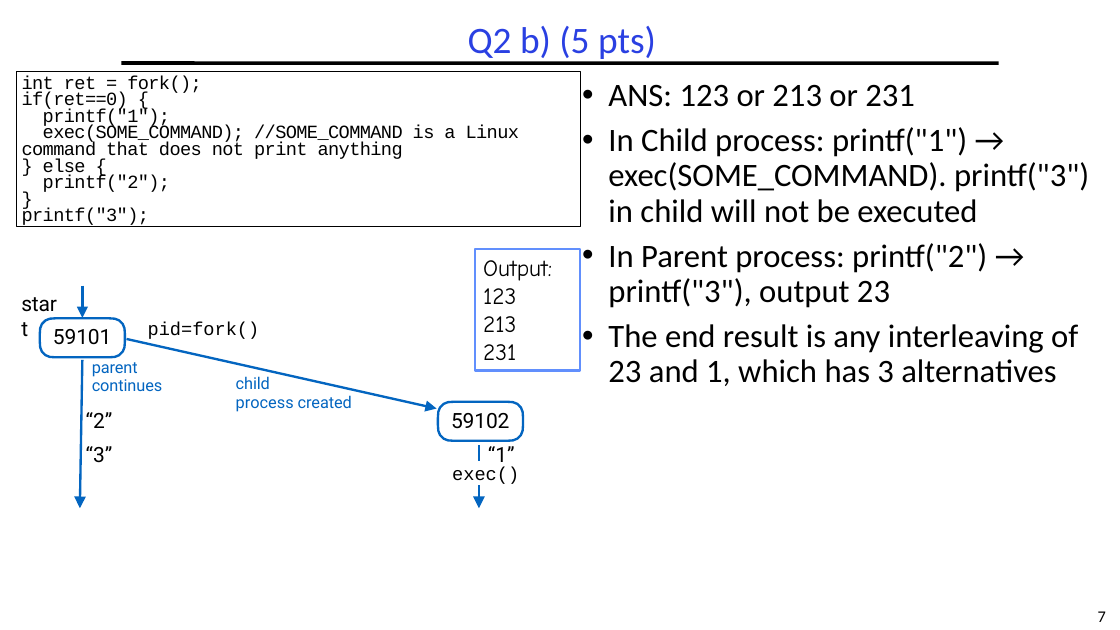
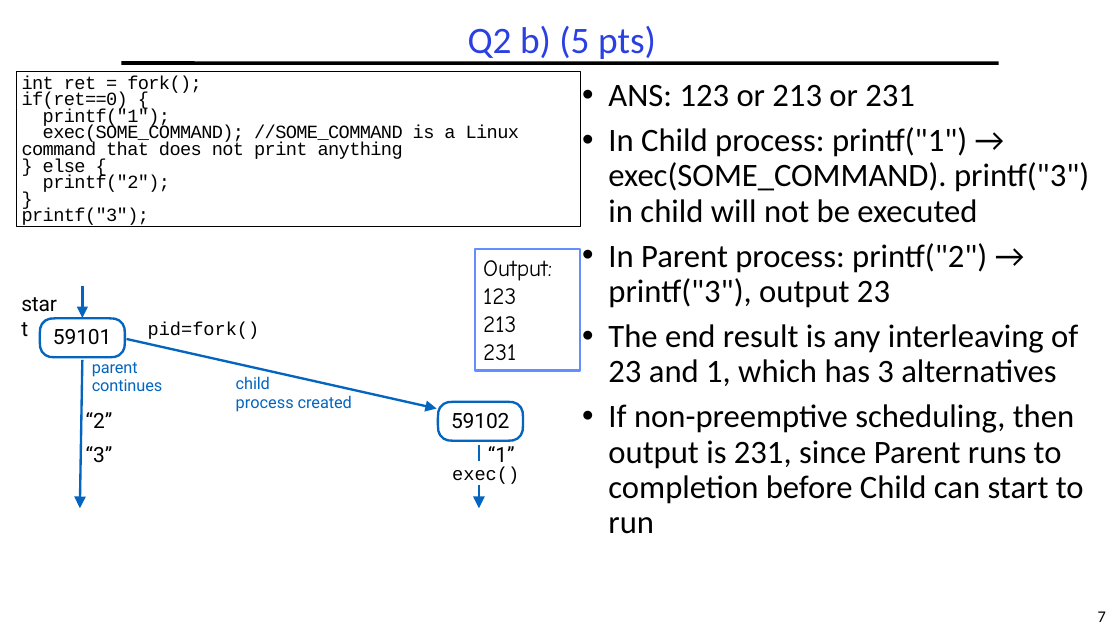
Before and after one commit to guhofstra/CSC256Fa25, a slide deck: slide 7 of PPTs/Exam/OS MidtermExam ANS Sp2025.pptx. Drawn at 1120x630 pixels with LibreOffice and Linux fonts; fonts in the diff are those of the drawing. Boxes give left, top, right and bottom in pixels: in the first picture for what was removed or moved away, otherwise in the second. Text is boxed around its words. In the diff, an @@ line names an element or a change of style, - is before the commit and + after.

```diff
--- a/PPTs/Exam/OS MidtermExam ANS Sp2025.pptx
+++ b/PPTs/Exam/OS MidtermExam ANS Sp2025.pptx
@@ text at (x1=608, y1=404, x2=1084, y2=534): paragraph added @@
+• If non-preemptive scheduling, then output is 231, since Parent runs to completion before Child can start to run
```
Also in this commit, not shown: 9 other slides changed, 1 other file.
